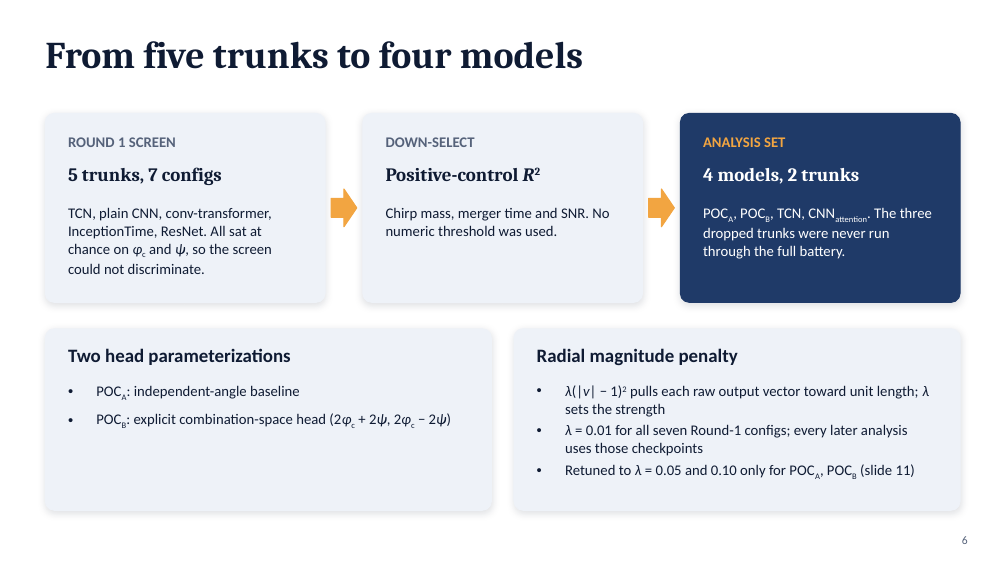
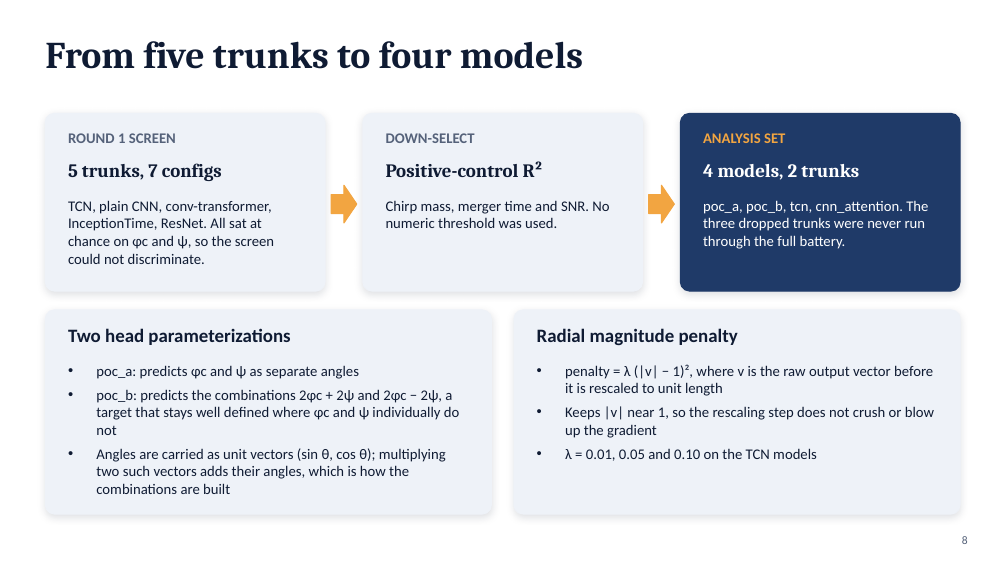
Before and after one commit to syedalimohsinbukhari/ml_practice_v2, a slide deck: slide 8 of experiments/phic_psi_poc-redo/phic_psi_presentation.pptx (slide 6 before the commit). Drawn at 1008x567 pixels with LibreOffice and Linux fonts; fonts in the diff are those of the drawing. Boxes give left, top, right and bottom in pixels: in the first picture for what was removed or moved away, otherwise in the second. Text is boxed around its words. In the diff, an @@ line names an element or a change of style, - is before the commit and + after.

```diff
--- a/experiments/phic_psi_poc-redo/phic_psi_presentation.pptx
+++ b/experiments/phic_psi_poc-redo/phic_psi_presentation.pptx
@@ rounded rectangle: place and size @@
-rounded rectangle at bbox=[45, 113, 325, 302]
+rounded rectangle at bbox=[45, 113, 325, 291]
@@ rounded rectangle: place and size @@
-rounded rectangle at bbox=[363, 113, 643, 302]
+rounded rectangle at bbox=[363, 113, 643, 291]
@@ rounded rectangle: place and size @@
-rounded rectangle at bbox=[681, 113, 960, 302]
+rounded rectangle at bbox=[681, 113, 960, 291]
@@ text at bbox=[386, 161, 543, 177]: text changed @@
-Positive-control R2
+Positive-control R²
@@ text "TCN, plain CNN, conv-transformer, InceptionTime, ...": place and size @@
-text "TCN, plain CNN, conv-transformer, InceptionTime, ..." at bbox=[68, 207, 272, 274]
+text "TCN, plain CNN, conv-transformer, InceptionTime, ..." at bbox=[68, 200, 274, 264]
@@ text "TCN, plain CNN, conv-transformer, InceptionTime, ..." at bbox=[68, 200, 274, 264]: now on the baseline in "φc"; italic off in "φc ψ," @@
@@ text "Chirp mass, merger time and ...": place and size @@
-text "Chirp mass, merger time and ..." at bbox=[386, 207, 609, 236]
+text "Chirp mass, merger time and ..." at bbox=[386, 200, 609, 228]
@@ 5 texts, 2 right arrows: place and size @@
-5 texts, 2 right arrows at bbox=[68, 137, 859, 227]
+5 texts, 2 right arrows at bbox=[68, 133, 859, 223]
@@ text at bbox=[703, 200, 928, 249]: text changed @@
-POCA, POCB, TCN, CNNattention. The three dropped trunks were never run through the full battery.
+poc_a, poc_b, tcn, cnn_attention. The three dropped trunks were never run through the full battery.
@@ rounded rectangle: place and size @@
-rounded rectangle at bbox=[45, 329, 492, 510]
+rounded rectangle at bbox=[45, 310, 492, 514]
@@ text "Two head parameterizations": place and size @@
-text "Two head parameterizations" at bbox=[68, 348, 290, 365]
+text "Two head parameterizations" at bbox=[68, 328, 290, 345]
@@ proportions changed in 5 elements at bbox=[45, 113, 325, 291], bbox=[363, 113, 643, 291], bbox=[681, 113, 960, 291], bbox=[45, 310, 492, 514], bbox=[514, 310, 960, 514] @@
@@ rounded rectangle: place and size @@
-rounded rectangle at bbox=[514, 329, 960, 510]
+rounded rectangle at bbox=[514, 310, 960, 514]
@@ text "Radial magnitude penalty": place and size @@
-text "Radial magnitude penalty" at bbox=[537, 348, 738, 365]
+text "Radial magnitude penalty" at bbox=[537, 328, 738, 345]
@@ text at bbox=[96, 365, 459, 494]: text changed @@
-• POCA: independent-angle baseline
-• POCB: explicit combination-space head (2φc + 2ψ, 2φc − 2ψ)
+• poc_a: predicts φc and ψ as separate angles
+• poc_b: predicts the combinations 2φc + 2ψ and 2φc − 2ψ, a target that stays well defined where φc and ψ individually do not
+• Angles are carried as unit vectors (sin θ, cos θ); multiplying two such vectors adds their angles, which is how the combinations are built
@@ text at bbox=[565, 364, 934, 461]: text changed @@
-• λ(|v| − 1)2 pulls each raw output vector toward unit length; λ sets the strength
-• λ = 0.01 for all seven Round-1 configs; every later analysis uses those checkpoints
-• Retuned to λ = 0.05 and 0.10 only for POCA, POCB (slide 11)
+• penalty = λ (|v| − 1)², where v is the raw output vector before it is rescaled to unit length
+• Keeps |v| near 1, so the rescaling step does not crush or blow up the gradient
+• λ = 0.01, 0.05 and 0.10 on the TCN models
```
Also in this commit, not shown: 15 other slides changed, 2 slides added, 1 slide removed, 6 other files.
